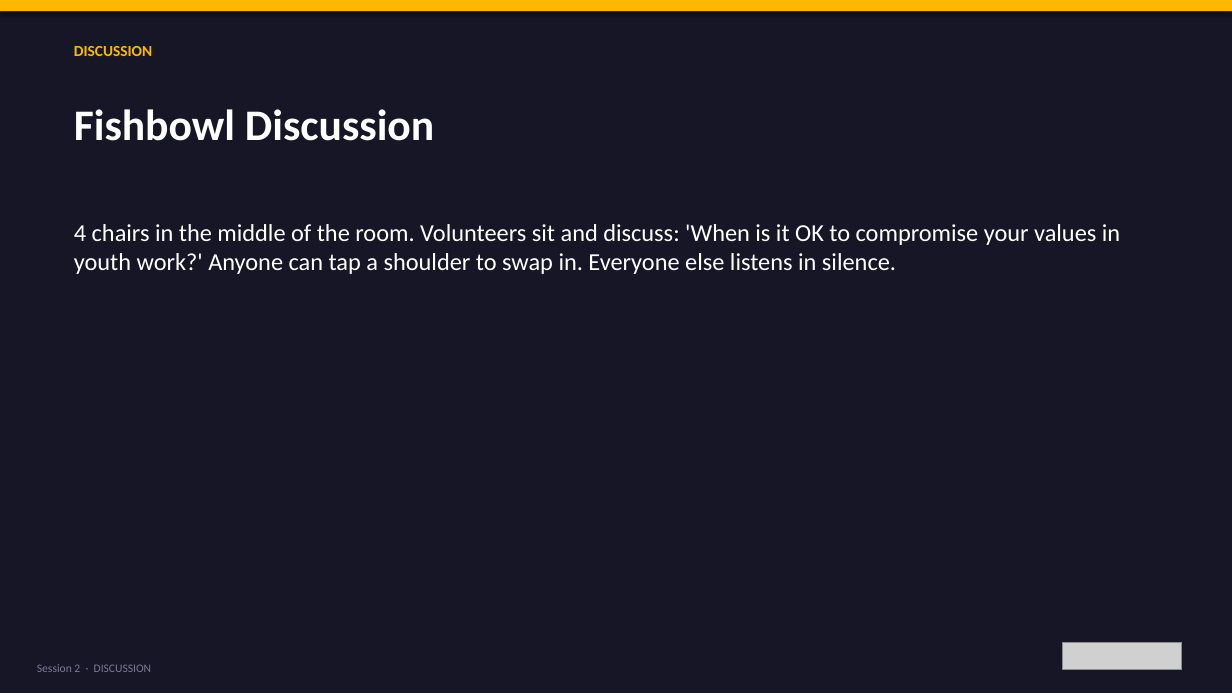
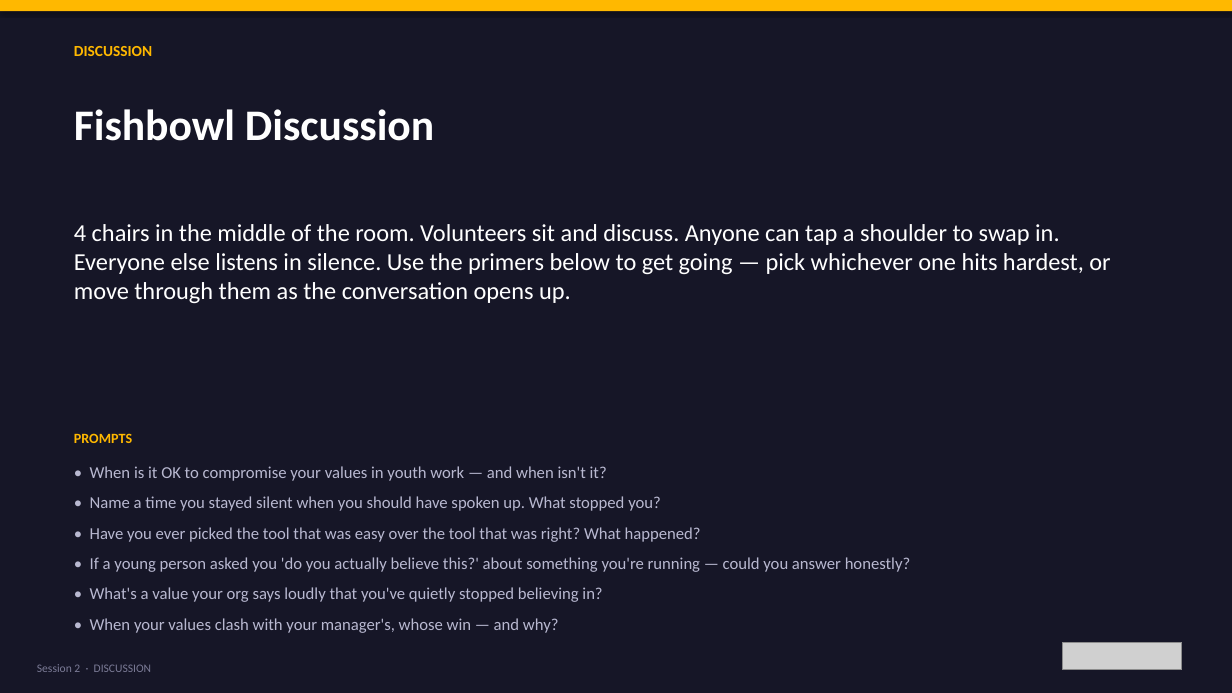
Before and after one commit to bh1ff/cpd-v2, a slide deck: slide 24 of assets/downloads/Session-2-Your-Values-Under-Pressure.pptx. Drawn at 1232x693 pixels with LibreOffice and Linux fonts; fonts in the diff are those of the drawing; grey boxes stand for pictures. Boxes give left, top, right and bottom in pixels: in the first picture for what was removed or moved away, otherwise in the second. Text is boxed around its words. In the diff, an @@ line names an element or a change of style, - is before the commit and + after.

```diff
--- a/assets/downloads/Session-2-Your-Values-Under-Pressure.pptx
+++ b/assets/downloads/Session-2-Your-Values-Under-Pressure.pptx
@@ text at box(74, 224, 1110, 303): text changed @@
-4 chairs in the middle of the room. Volunteers sit and discuss: 'When is it OK to compromise your values in youth work?' Anyone can tap a shoulder to swap in. Everyone else listens in silence.
+4 chairs in the middle of the room. Volunteers sit and discuss. Anyone can tap a shoulder to swap in. Everyone else listens in silence. Use the primers below to get going — pick whichever one hits hardest, or move through them as the conversation opens up.
@@ text added at box(74, 433, 132, 443), 11 pt, text #FFB800, bold @@
+PROMPTS
@@ text added at box(90, 466, 911, 633), 13 pt, text #B8B8D0 @@
+• When is it OK to compromise your values in youth work — and when isn't it?
+• Name a time you stayed silent when you should have spoken up. What stopped you?
+• Have you ever picked the tool that was easy over the tool that was right? What happened?
+• If a young person asked you 'do you actually believe this?' about something you're running — could you answer honestly?
+• What's a value your org says loudly that you've quietly stopped believing in?
+• When your values clash with your manager's, whose win — and why?
```
Also in this commit, not shown: 1 other slide changed, 2 other files.
